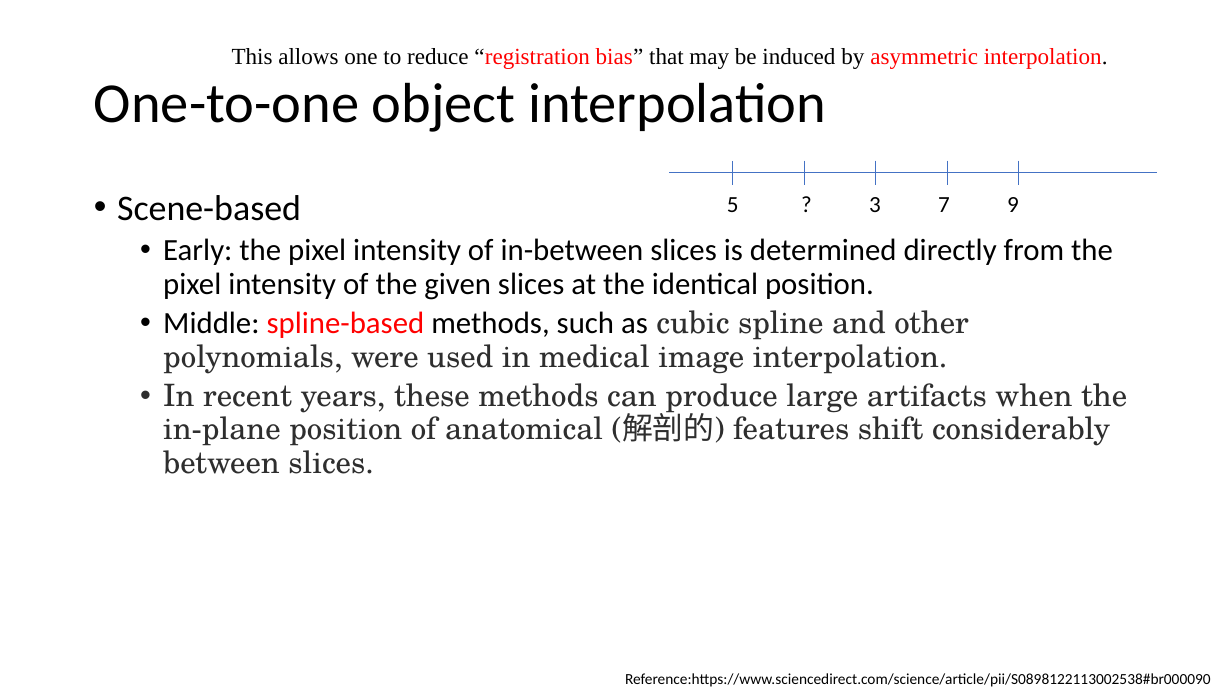
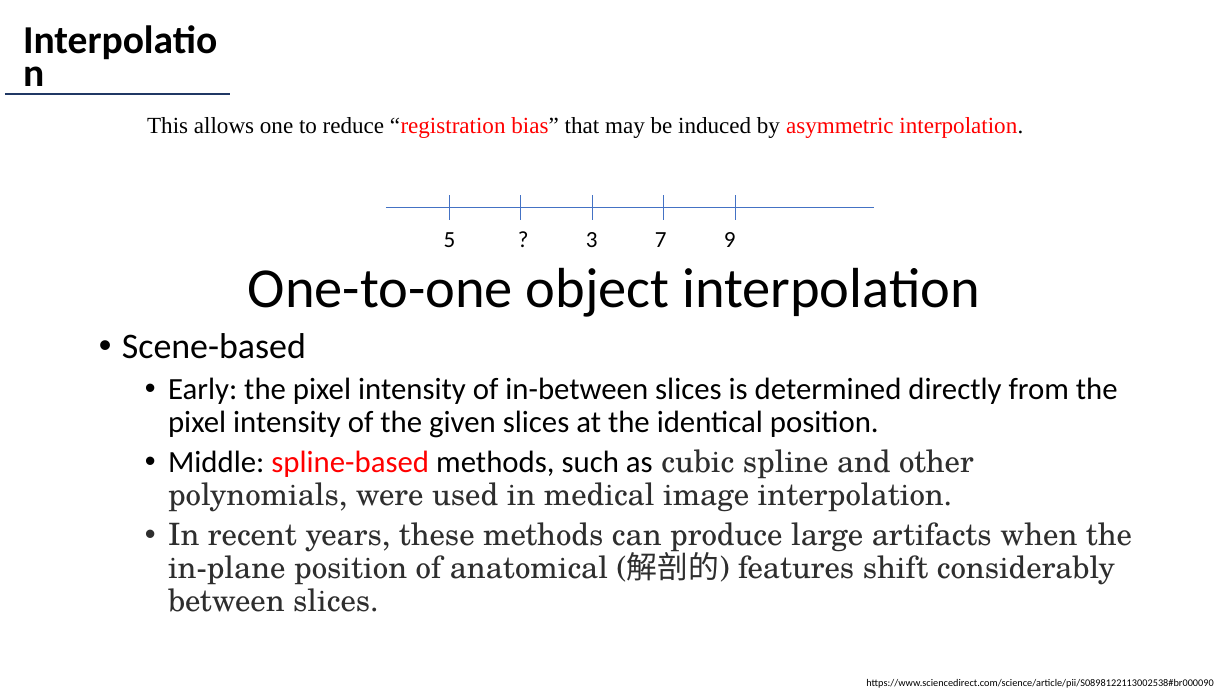
Before and after one commit to autotntfan/BIP, a slide deck: slide 16 of The insight toolkit image registration framework.pptx (slide 17 before the commit). Drawn at 1232x693 pixels with LibreOffice and Linux fonts; fonts in the diff are those of the drawing. Boxes give left, top, right and bottom in pixels: in the first picture for what was removed or moved away, otherwise in the second. Text is boxed around its words. In the diff, an @@ line names an element or a change of style, - is before the commit and + after.

```diff
--- a/The insight toolkit image registration framework.pptx
+++ b/The insight toolkit image registration framework.pptx
@@ text added at box(14, 18, 244, 102), 30.8 pt, text #000000, bold @@
+Interpolation
@@ line added from (5, 94) to (230, 94), #203864 1.5 pt @@
@@ text "This allows one to reduce ...": place and size @@
-text "This allows one to reduce ..." at box(232, 48, 1108, 69)
+text "This allows one to reduce ..." at box(147, 117, 1023, 138)
@@ 7 lines, 1 text: place and size @@
-7 lines, 1 text at box(669, 161, 1157, 212)
+7 lines, 1 text at box(386, 195, 873, 247)
@@ title "One-to-one object interpolation": place and size @@
-title "One-to-one object interpolation" at box(94, 82, 826, 132)
+title "One-to-one object interpolation" at box(248, 267, 980, 317)
@@ text "Scene-based": place and size @@
-text "Scene-based" at box(117, 195, 1127, 474)
+text "Scene-based" at box(122, 333, 1132, 612)
@@ text at box(866, 679, 1213, 688): text changed; size 12 to 8 pt @@
-Reference:https://www.sciencedirect.com/science/article/pii/S0898122113002538#br000090
+https://www.sciencedirect.com/science/article/pii/S0898122113002538#br000090
```
Also in this commit, not shown: 17 other slides changed, 1 slide added, 2 slides removed.
